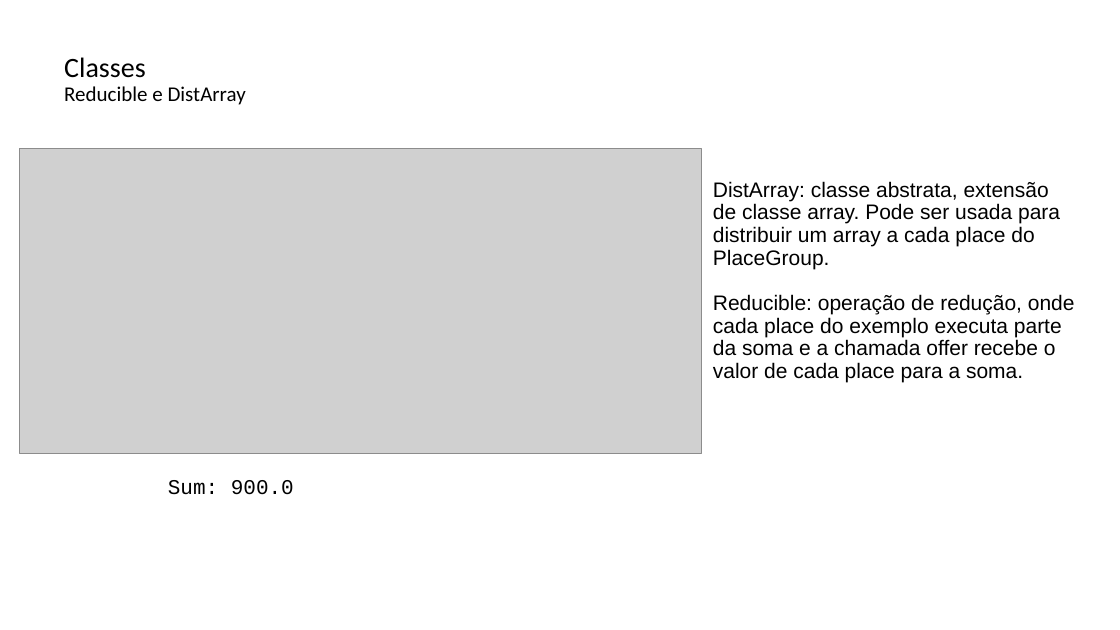
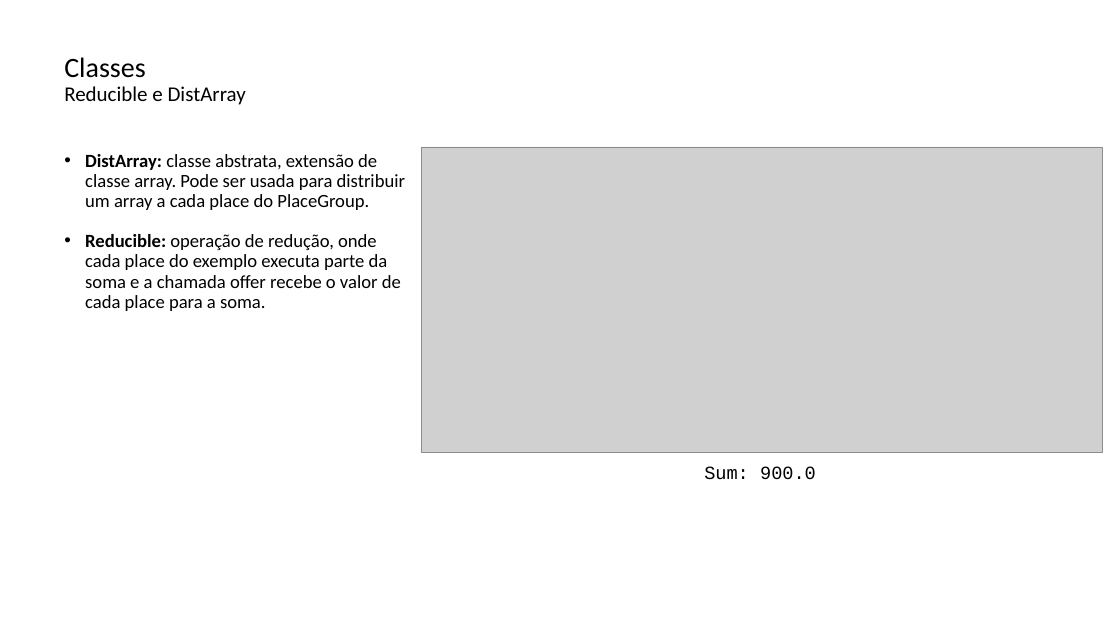
Before and after one commit to lquatrin/inf2591, a slide deck: slide 31 of x10.pptx (slide 33 before the commit). Drawn at 1120x630 pixels with LibreOffice and Linux fonts; fonts in the diff are those of the drawing; grey boxes stand for pictures. Boxes give left, top, right and bottom in pixels: in the first picture for what was removed or moved away, otherwise in the second. Text is boxed around its words. In the diff, an @@ line names an element or a change of style, - is before the commit and + after.

```diff
--- a/x10.pptx
+++ b/x10.pptx
@@ text at (64,57,246,105): text changed @@
-Classes
-Reducible e DistArray
+Classes
+Reducible e DistArray
@@ text "DistArray: classe abstrata, extensão de ...": place and size @@
-text "DistArray: classe abstrata, extensão de ..." at (713,181,1075,383)
+text "DistArray: classe abstrata, extensão de ..." at (85,154,405,311)
@@ text "DistArray: classe abstrata, extensão de ..." at (85,154,405,311): size 18 to 16 pt, font Arial to Calibri; bold on in "DistArray:", "Reducible:"; vertical alignment middle to top @@
@@ picture: place and size @@
-picture at (20,148,702,454)
+picture at (421,147,1102,453)
@@ text "Sum: 900.0": place and size @@
-text "Sum: 900.0" at (168,480,294,495)
+text "Sum: 900.0" at (704,466,816,479)
@@ text "Sum: 900.0" at (704,466,816,479): size 18 to 16 pt @@
```
Also in this commit, not shown: 22 other slides changed, 2 slides added, 2 slides removed.
